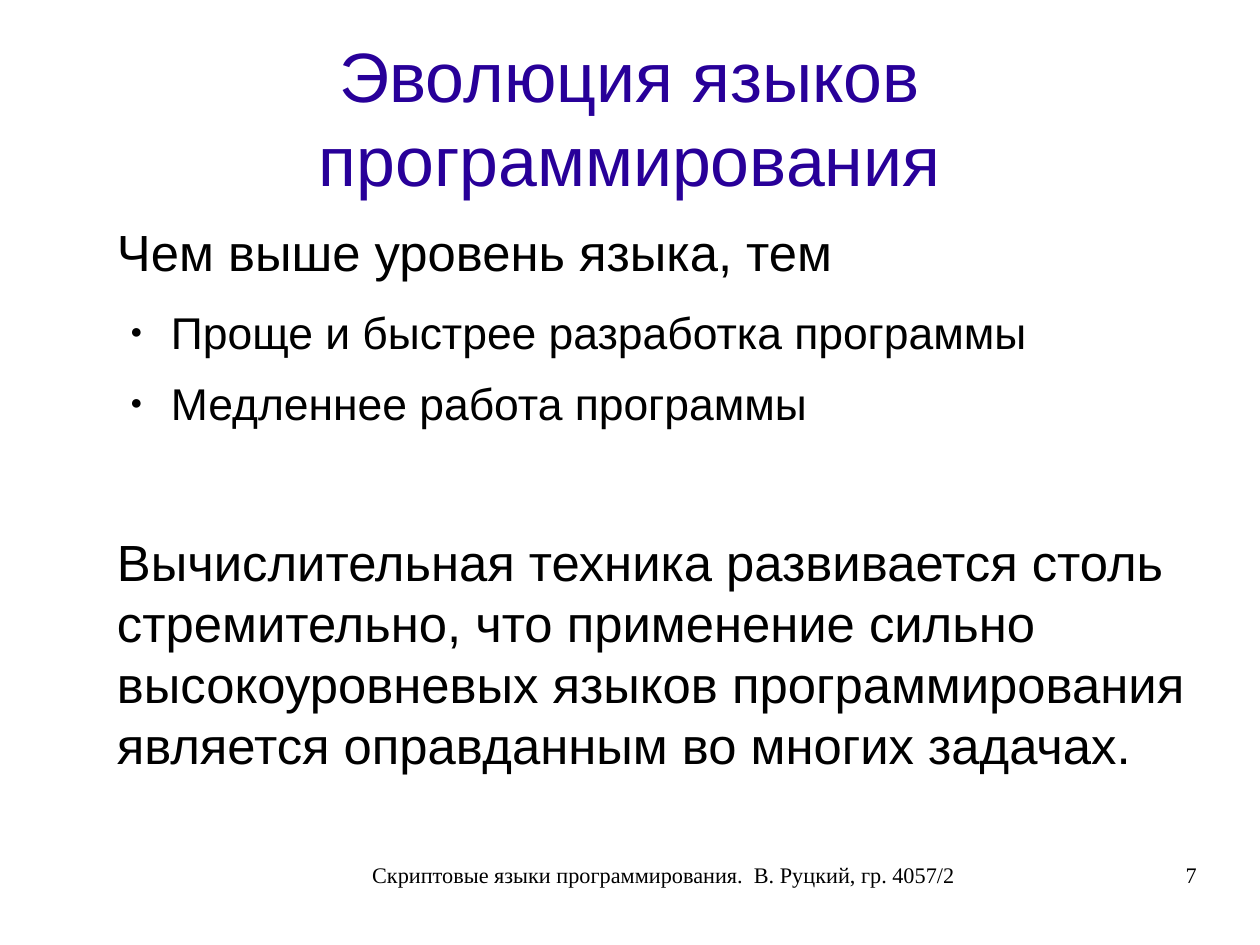
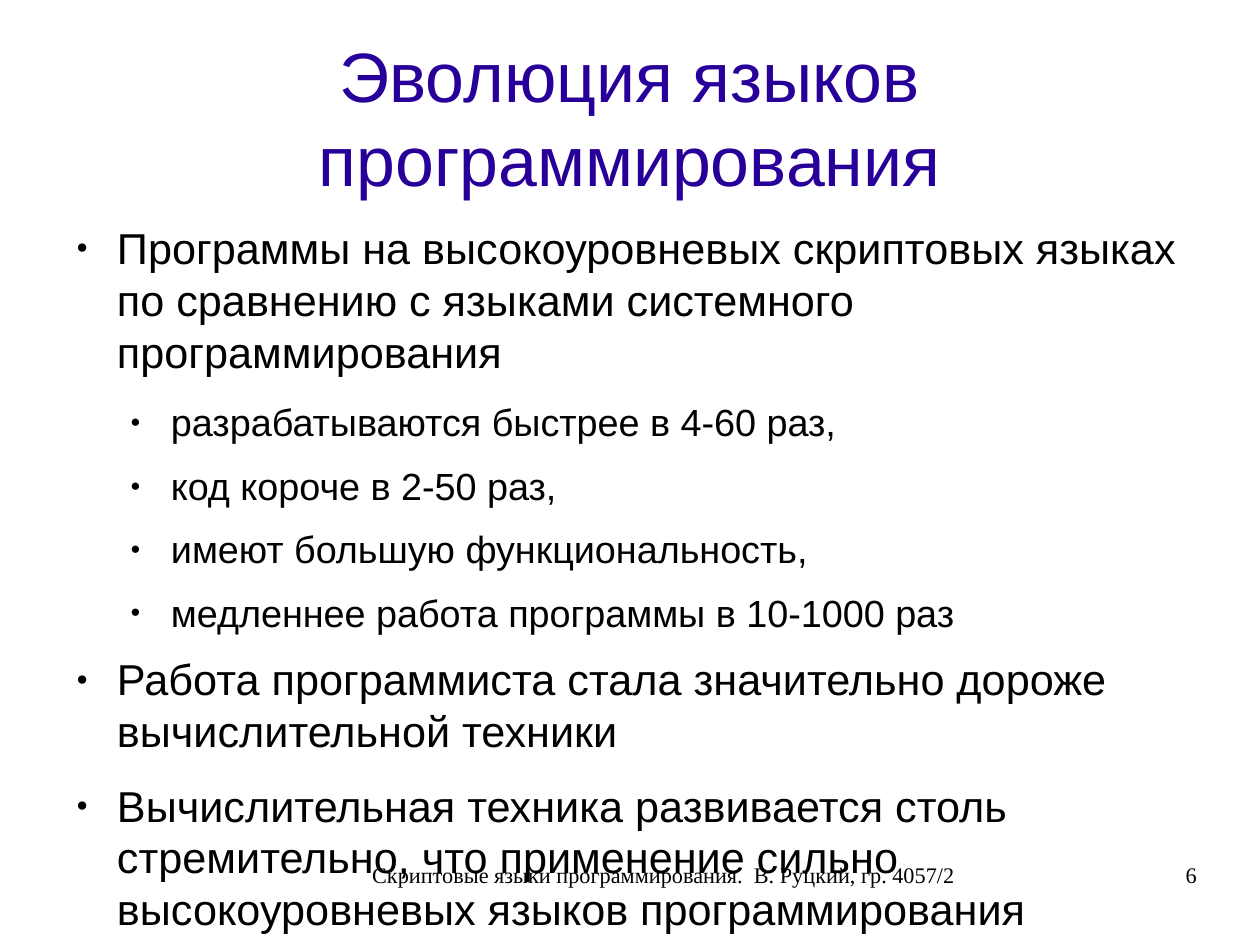
Before and after one commit to rutsky/semester07, a slide deck: slide 6 of Operation_systems/scripting_languages/40572_Rutsky_Scripting_languages.odp (slide 7 before the commit). Drawn at 1260x945 pixels with LibreOffice and Linux fonts; fonts in the diff are those of the drawing. Boxes give left, top, right and bottom in pixels: in the first picture for what was removed or moved away, otherwise in the second. Text is boxed around its words. In the diff, an @@ line names an element or a change of style, - is before the commit and + after.

```diff
--- a/Operation_systems/scripting_languages/40572_Rutsky_Scripting_languages.odp
+++ b/Operation_systems/scripting_languages/40572_Rutsky_Scripting_languages.odp
@@ text at (117,234,1176,748): text changed; size 28 to 27.2 pt @@
-Чем выше уровень языка, тем
-  ● Проще и быстрее разработка программы
-  ● Медленнее работа программы
+● Программы на высокоуровневых скриптовых языках по сравнению с языками системного программирования
+  ● разрабатываются быстрее в 4-60 раз,
+  ● код короче в 2-50 раз,
+  ● имеют большую функциональность,
+  ● медленнее работа программы в 10-1000 раз
+● Работа программиста стала значительно дороже вычислительной техники
@@ text at (117,792,1025,934): size 32 to 27.2 pt in "Вычислительная техника развивается столь стремительно, что п ..."; bullet none to ● @@
@@ page number at (1186,868,1197,884): text changed @@
-7
+6
```
Also in this commit, not shown: 2 other slides changed, 1 slide removed.
